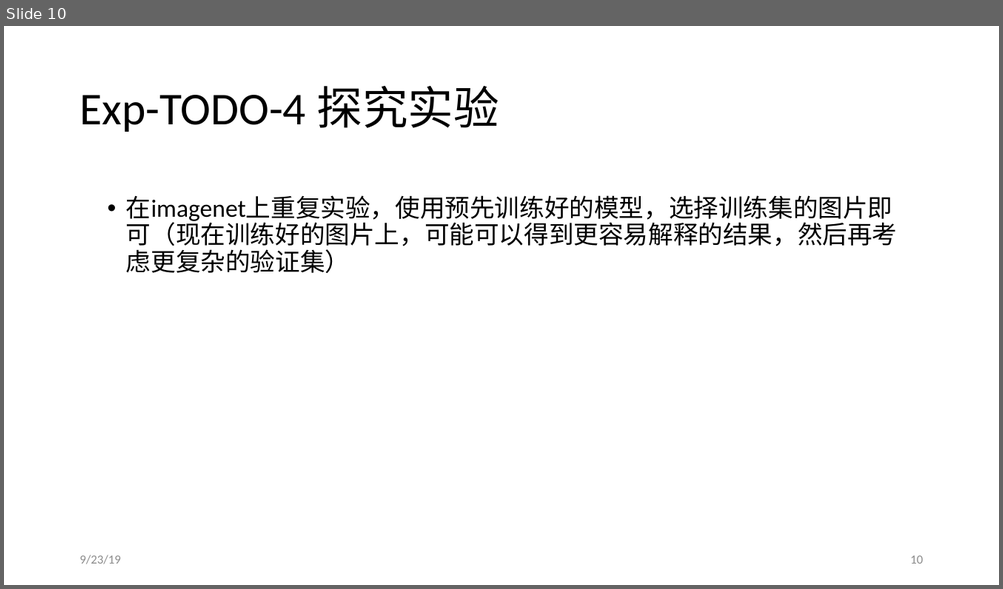
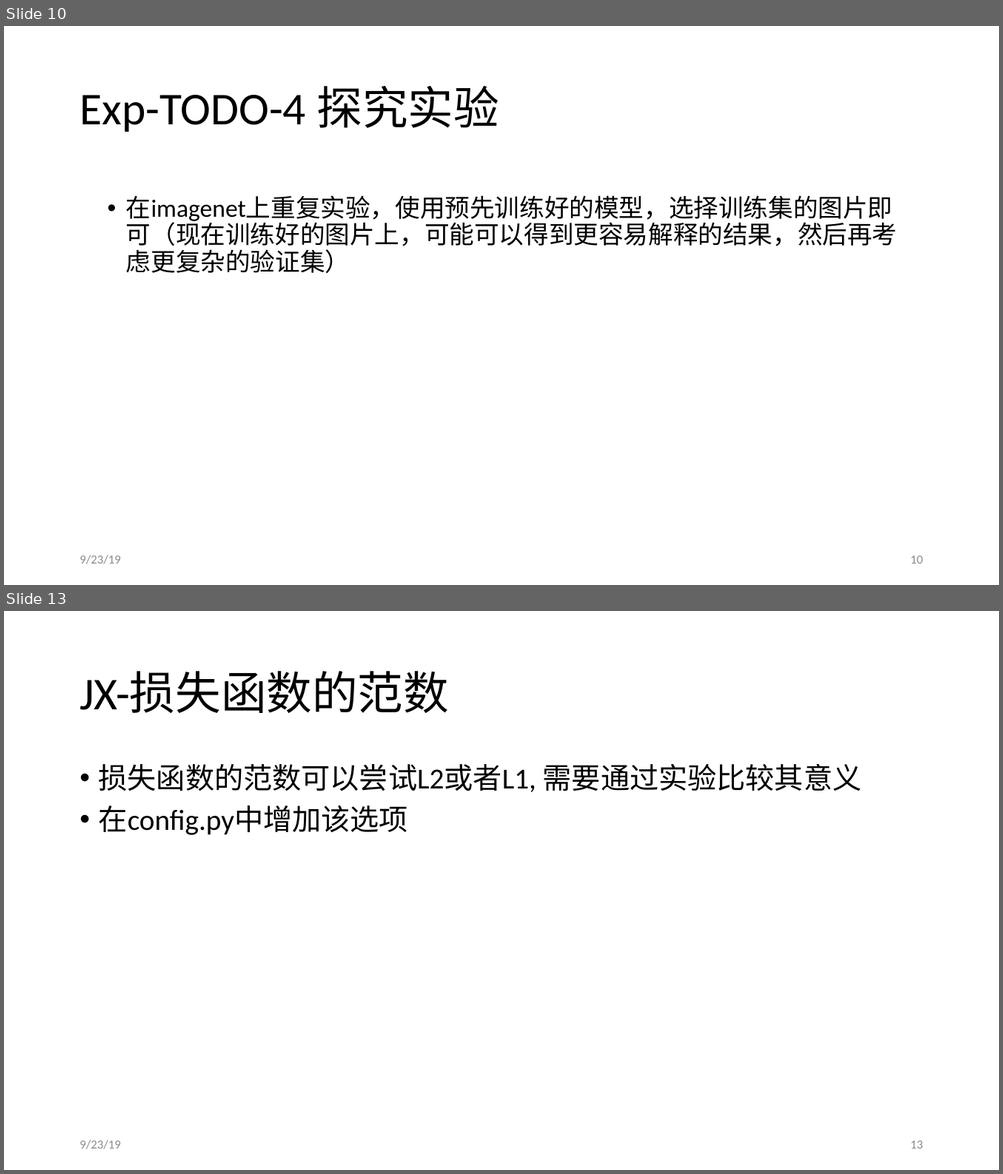
Before and after one commit to JiaxinZhuang/Interpretation, a slide deck: ppt/Interpretation-9-20.pptx. Shown one above the other, each under a label of ours: slide 10 before the commit, slides 10 and 13 after it; the slides between them are not shown. The pictures are 1003x589 and 1003x1174 pixels, drawn with LibreOffice and Linux fonts; fonts in the diff are those of the drawing. Boxes give left, top, right and bottom in pixels: in the first picture for what was removed or moved away, otherwise in the second. Text is boxed around its words. In the diff, an @@ line names an element or a change of style, - is before the commit and + after.

```diff
--- a/ppt/Interpretation-9-20.pptx
+++ b/ppt/Interpretation-9-20.pptx
@@ slide 13 added at <box>4,611,999,1170</box>, background #FFFFFF @@
@@ title added at <box>79,672,449,713</box>, 44 pt, text #000000 @@
+JX-损失函数的范数
@@ text added at <box>99,764,862,835</box>, 28 pt, text #000000 @@
+• 损失函数的范数可以尝试L2或者L1, 需要通过实验比较其意义
+• 在config.py中增加该选项
@@ text added at <box>79,1140,120,1150</box>, 12 pt, text #8C8C8C @@
+9/23/19
@@ page number added at <box>910,1141,922,1149</box>, 12 pt, text #8C8C8C @@
+13
```
Also in this commit, not shown: 1 slide changed, 1 other slide added, 1 other file.
